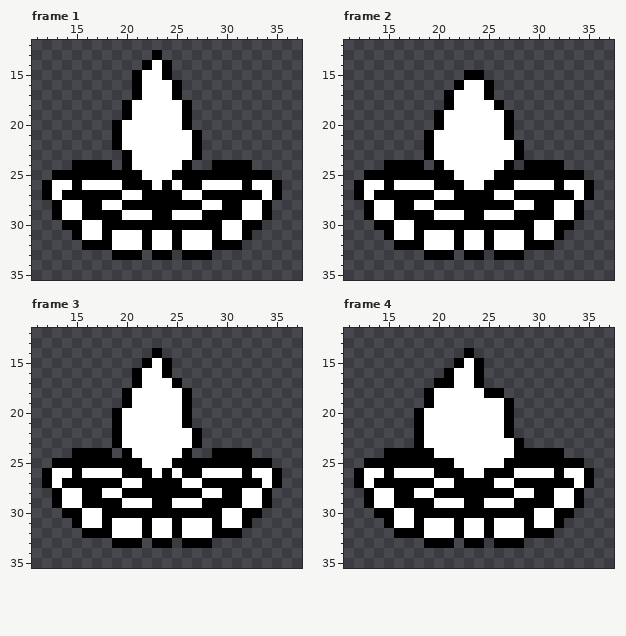
Two states of a pixel-art file, Starship/source/assets/images/campfire.aseprite. The picture above is the old version.
48x48 pixels, 4 frames. Shown: frame 1: x 11..37, y 12..35; frame 2: x 11..37, y 12..35; frame 3: x 11..37, y 12..35; frame 4: x 11..37, y 12..35.
New version:
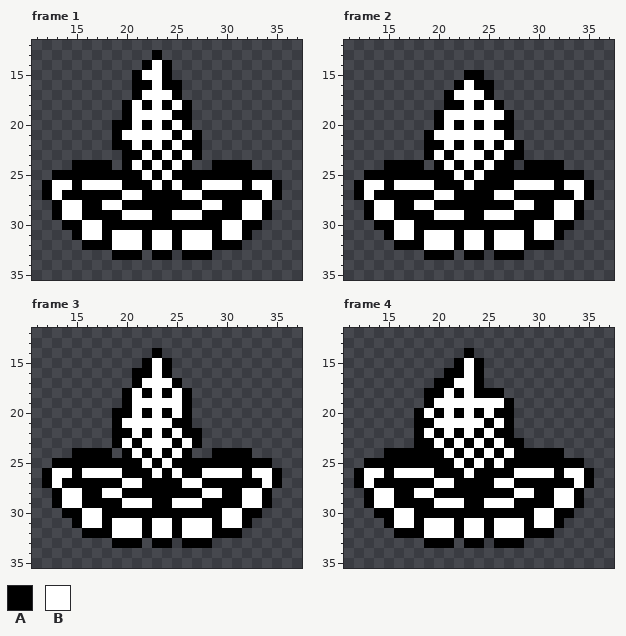
Palette (. is transparent): A #000000  B #ffffff
The edit:
layer "Layer 3" added
Changed rows in their new state; - is an unchanged pixel.
Frame 1, layer "Layer 3":
first column x 20:
16 --A-A--
18 --A-A--
19 -----A-
20 A-A-A--
21 -----A-
22 A-A-A-A
23 -A-A-A-
24 --A-A--
25 ---A---
Frame 2, layer "Layer 3":
first column x 20:
16 ----A---
18 --A-A---
20 --A-A-A-
22 A-A-A-A-
23 -A---A-A
24 --A-A-A-
25 ---A-A--
26 ----A---
Frame 3, layer "Layer 3":
first column x 20:
16 --A----
18 --A-A--
20 A-A-A--
21 -----A-
22 A-A-A-A
23 -A---A-
24 --A-A--
25 ---A---
Frame 4, layer "Layer 3":
first column x 19:
16 ---A-----
18 -A-A-A---
20 -A-A-A-A-
21 A-----A--
22 -A-A-A-A-
23 A-A-A-A-A
24 -A-A-A-A-
25 ----A-A--
26 -----A---
Where, in picture pixels (left, top, right, bottom), the same in both pictures:
changed: (122, 80, 192, 180)
changed: (434, 80, 514, 190)
changed: (122, 368, 192, 468)
changed: (424, 368, 514, 478)
